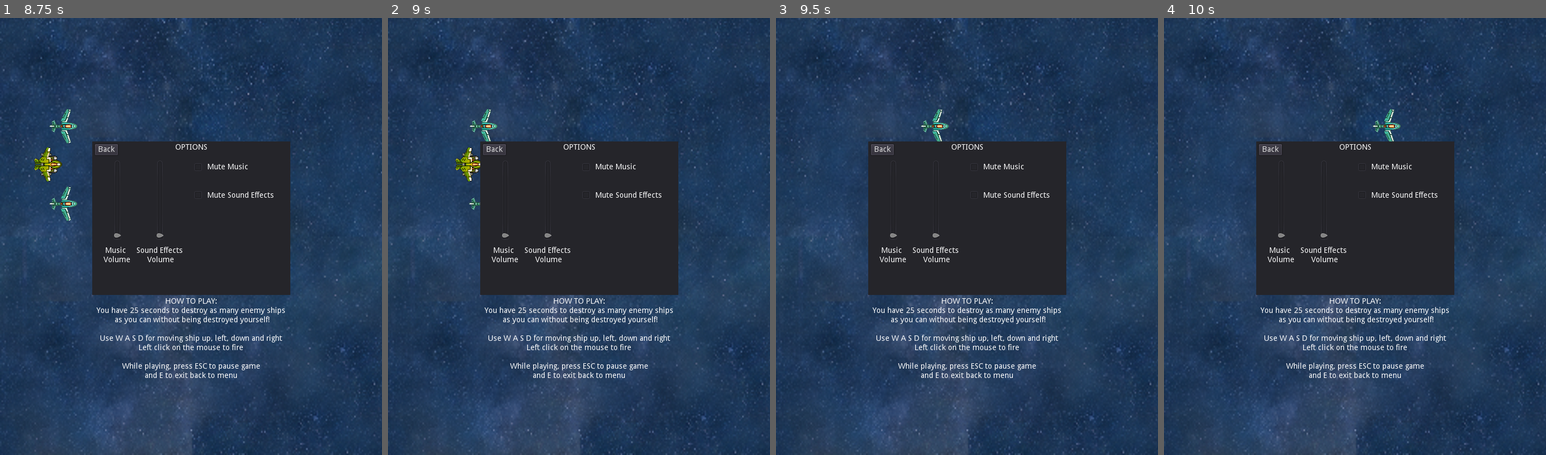
Above: before the commit, frames 1-4 (left to right).
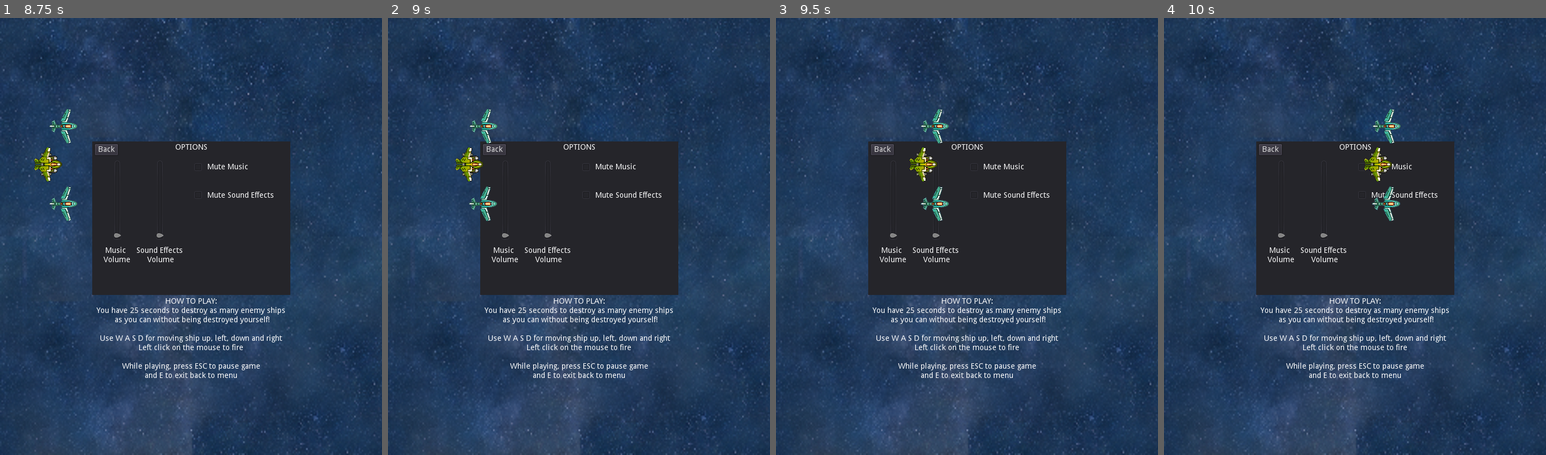
Above: after the commit, the same moments.

Repository: jdibble21/FP-Space-Odyssey
Game: Godot game, scene res://src/Menu.tscn
Two runs of this game, one before a commit and one after it. Both use one fixed random seed, a clock stepped at 60 frames per second and the inputs below.
Inputs (mouse positions are in pixels of both pictures, inside the frame that each line leads up to):
- Up to frame 1 (8.75 s): click "OPTIONS" at 0.5 s; click "PLAY!" at 1.25 s; click "PLAY!" at 2 s; click "Back" at 2.75 s; tap Enter at 3.5, 5, 6.5 s; move the mouse to (275, 214) at 3.52 s; hold D (move_right) 3.53-4.28 s; click (275, 214) at 3.6 s; tap Space at 4.25, 5.75, 7.25 s; move the mouse to (114, 258) at 4.27 s; hold S (move_down) 4.28-5.03 s; click (114, 258) at 4.35 s; move the mouse to (229, 140) at 5.02 s; hold D (move_right) 5.03-5.78 s; click (229, 140) at 5.1 s; move the mouse to (171, 323) at 5.77 s; hold W (move_up) 5.78-6.53 s; click (171, 323) at 5.85 s; move the mouse to (305, 302) at 6.52 s; hold A (move_left) 6.53-8.03 s; click (305, 302) at 6.6 s; move the mouse to (76, 170) at 7.27 s; click (76, 170) at 7.35 s; move the mouse to (210, 236) at 8.02 s; hold S (move_down) from 8.03 s (still down); click (210, 236) at 8.1 s
- Up to frame 2 (9 s): move the mouse to (521, 127) at 8.77 s; release S (move_down) at 8.78 s; hold D (move_right) from 8.78 s (still down); click (521, 127) at 8.85 s
- Up to frame 3 (9.5 s): keep holding D (move_right)
- Up to frame 4 (10 s): move the mouse to (1439, 214) at 9.52 s; release D (move_right) at 9.53 s; hold W (move_up) from 9.53 s (still down); click (1439, 214) at 9.6 s

Frame 1 is identical in both runs. In frame 2, 0.2% of the frame differs, in the area x 24-29%, y 28-47%; in frame 3, 0.5%, in the area x 35-46%, y 28-47%; in frame 4, 0.5%.

Commit message:
Add Advanced enemy

Diff:
--- /dev/null
+++ b/project/src/AdvancedEnemies/AdvancedEnemyEasy.gd
@@ -0,0 +1,6 @@
+extends KinematicBody2D
+
+
+func _ready():
+	$Exhaust1.play("active")
+	$Exhaust2.play("active")
--- /dev/null
+++ b/project/src/AdvancedEnemies/AdvancedEnemyEasy.tscn
@@ -0,0 +1,43 @@
+[gd_scene load_steps=6 format=2]
+
+[ext_resource path="res://assets/PixelSpaceRage/256px/Enemy01_Green_Frame_1_png_processed.png" type="Texture" id=1]
+[ext_resource path="res://src/AdvancedEnemies/AdvancedEnemyEasy.gd" type="Script" id=2]
+[ext_resource path="res://assets/PixelSpaceRage/256px/Exhaust_Frame_02_png_processed.png" type="Texture" id=3]
+[ext_resource path="res://assets/PixelSpaceRage/256px/Exhaust_Frame_01_png_processed.png" type="Texture" id=4]
+
+[sub_resource type="SpriteFrames" id=1]
+animations = [ {
+"frames": [ ExtResource( 4 ), ExtResource( 3 ) ],
+"loop": true,
+"name": "active",
+"speed": 5.0
+} ]
+
+[node name="AdvancedEnemyEasy" type="KinematicBody2D"]
+script = ExtResource( 2 )
+
+[node name="Sprite" type="Sprite" parent="."]
+texture = ExtResource( 1 )
+
+[node name="HitBox" type="Area2D" parent="."]
+
+[node name="CollisionPolygon2D" type="CollisionPolygon2D" parent="HitBox"]
+polygon = PoolVector2Array( -14.6866, 16.6564, -3.66231, 25.7908, 2.6373, 25.7908, 14.2916, 17.9163, 32.2454, 4.6871, 32.2839, -3.085, 10.4571, -17.7685, -8.79011, -17.57, -31.2122, -2.68815, -31.2122, 4.0583 )
+
+[node name="Muzzle1" type="Position2D" parent="."]
+position = Vector2( -18.1771, 7.58052 )
+
+[node name="Muzzle2" type="Position2D" parent="."]
+position = Vector2( 18.3029, 7.58052 )
+
+[node name="Exhaust1" type="AnimatedSprite" parent="."]
+position = Vector2( -18.1771, -18.1237 )
+frames = SubResource( 1 )
+animation = "active"
+flip_v = true
+
+[node name="Exhaust2" type="AnimatedSprite" parent="."]
+position = Vector2( 17.3029, -19.0602 )
+frames = SubResource( 1 )
+animation = "active"
+flip_v = true
--- a/project/src/Menu.gd
+++ b/project/src/Menu.gd
@@ -23,8 +23,6 @@
 	#yield(get_node("AnimationPlayer"), "animation_finished")
 	#$AnimationPlayer.play("boss_ship")
 	yield(get_node("AnimationPlayer"),"animation_finished")
-	pass
-
 
 
 func _on_LevelOneButton_pressed():
--- a/project/src/Menu.tscn
+++ b/project/src/Menu.tscn
@@ -119,94 +119,6 @@
 "_edit_use_anchors_": false
 }
 
-[node name="OptionsButton" type="Button" parent="."]
-anchor_left = 0.5
-anchor_top = 0.5
-anchor_right = 0.5
-anchor_bottom = 0.5
-margin_left = -52.0
-margin_top = -4.5
-margin_right = 53.0
-margin_bottom = 27.5
-text = "OPTIONS"
-__meta__ = {
-"_edit_use_anchors_": false
-}
-
-[node name="InstructionsLabel" type="Label" parent="."]
-anchor_left = 0.5
-anchor_top = 0.5
-anchor_right = 0.5
-anchor_bottom = 0.5
-margin_left = -317.5
-margin_top = 112.0
-margin_right = 317.5
-margin_bottom = 194.0
-text = "HOW TO PLAY:
-You have 25 seconds to destroy as many enemy ships
- as you can without being destroyed yourself!
-
-Use W A S D for moving ship up, left, down and right
-Left click on the mouse to fire
-
-While playing, press ESC to pause game
-and E to exit back to menu
-"
-align = 1
-__meta__ = {
-"_edit_use_anchors_": false
-}
-
-[node name="MenuMusic" type="AudioStreamPlayer2D" parent="."]
-stream = ExtResource( 6 )
-volume_db = -9.087
-
-[node name="SideShip1" type="Sprite" parent="."]
-position = Vector2( -62.2957, 340 )
-texture = ExtResource( 3 )
-
-[node name="MainShip" type="Sprite" parent="."]
-position = Vector2( -94.2957, 268 )
-texture = ExtResource( 2 )
-
-[node name="SideShip2" type="Sprite" parent="."]
-position = Vector2( -62.2957, 198 )
-texture = ExtResource( 3 )
-
-[node name="ThreeShipTimer" type="Timer" parent="."]
-wait_time = 8.0
-autostart = true
-
-[node name="AnimationPlayer" type="AnimationPlayer" parent="."]
-anims/boss_ship = SubResource( 1 )
-anims/flyby = SubResource( 2 )
-
-[node name="BossShip" type="Sprite" parent="."]
-position = Vector2( 350.646, -124.939 )
-scale = Vector2( 0.5, 0.5 )
-texture = ExtResource( 8 )
-__meta__ = {
-"_edit_group_": true
-}
-
-[node name="Exhaust1" type="AnimatedSprite" parent="BossShip"]
-position = Vector2( 63.4058, -176.389 )
-scale = Vector2( 2.5, 2.5 )
-frames = SubResource( 3 )
-animation = "active"
-flip_v = true
-
-[node name="Exhaust2" type="AnimatedSprite" parent="BossShip"]
-position = Vector2( -67.0151, -176.504 )
-scale = Vector2( 2.5, 2.5 )
-frames = SubResource( 4 )
-animation = "active"
-flip_v = true
-
-[node name="BossShipTimer" type="Timer" parent="."]
-wait_time = 10.0
-autostart = true
-
 [node name="LevelSelectPanel" type="Panel" parent="."]
 anchor_left = 0.5
 anchor_top = 0.5
@@ -252,6 +164,20 @@
 margin_right = 47.0
 margin_bottom = 25.0
 text = "Back"
+__meta__ = {
+"_edit_use_anchors_": false
+}
+
+[node name="OptionsButton" type="Button" parent="."]
+anchor_left = 0.5
+anchor_top = 0.5
+anchor_right = 0.5
+anchor_bottom = 0.5
+margin_left = -52.0
+margin_top = -4.5
+margin_right = 53.0
+margin_bottom = 27.5
+text = "OPTIONS"
 __meta__ = {
 "_edit_use_anchors_": false
 }
@@ -358,9 +284,83 @@
 margin_right = 333.0
 margin_bottom = 106.269
 text = "Mute Sound Effects"
+
+[node name="InstructionsLabel" type="Label" parent="."]
+anchor_left = 0.5
+anchor_top = 0.5
+anchor_right = 0.5
+anchor_bottom = 0.5
+margin_left = -317.5
+margin_top = 112.0
+margin_right = 317.5
+margin_bottom = 194.0
+text = "HOW TO PLAY:
+You have 25 seconds to destroy as many enemy ships
+ as you can without being destroyed yourself!
+
+Use W A S D for moving ship up, left, down and right
+Left click on the mouse to fire
+
+While playing, press ESC to pause game
+and E to exit back to menu
+"
+align = 1
+__meta__ = {
+"_edit_use_anchors_": false
+}
+
+[node name="MenuMusic" type="AudioStreamPlayer2D" parent="."]
+stream = ExtResource( 6 )
+volume_db = -9.087
+
+[node name="SideShip1" type="Sprite" parent="."]
+position = Vector2( -62.2957, 340 )
+texture = ExtResource( 3 )
+
+[node name="MainShip" type="Sprite" parent="."]
+position = Vector2( -94.2957, 268 )
+texture = ExtResource( 2 )
+
+[node name="SideShip2" type="Sprite" parent="."]
+position = Vector2( -62.2957, 198 )
+texture = ExtResource( 3 )
+
+[node name="ThreeShipTimer" type="Timer" parent="."]
+wait_time = 8.0
+autostart = true
+
+[node name="AnimationPlayer" type="AnimationPlayer" parent="."]
+anims/boss_ship = SubResource( 1 )
+anims/flyby = SubResource( 2 )
+
+[node name="BossShip" type="Sprite" parent="."]
+position = Vector2( 350.646, -124.939 )
+scale = Vector2( 0.5, 0.5 )
+texture = ExtResource( 8 )
+__meta__ = {
+"_edit_group_": true
+}
+
+[node name="Exhaust1" type="AnimatedSprite" parent="BossShip"]
+position = Vector2( 63.4058, -176.389 )
+scale = Vector2( 2.5, 2.5 )
+frames = SubResource( 3 )
+animation = "active"
+flip_v = true
+
+[node name="Exhaust2" type="AnimatedSprite" parent="BossShip"]
+position = Vector2( -67.0151, -176.504 )
+scale = Vector2( 2.5, 2.5 )
+frames = SubResource( 4 )
+animation = "active"
+flip_v = true
+
+[node name="BossShipTimer" type="Timer" parent="."]
+wait_time = 10.0
+autostart = true
 [connection signal="pressed" from="PlayButton" to="." method="_on_PlayButton_pressed"]
-[connection signal="pressed" from="OptionsButton" to="." method="_on_OptionsButton_pressed"]
-[connection signal="timeout" from="ThreeShipTimer" to="." method="_on_SpriteFlyByTimer_timeout"]
 [connection signal="pressed" from="LevelSelectPanel/LevelOneButton" to="." method="_on_LevelOneButton_pressed"]
 [connection signal="pressed" from="LevelSelectPanel/PlayBackButton" to="." method="_on_PlayBackButton_pressed"]
+[connection signal="pressed" from="OptionsButton" to="." method="_on_OptionsButton_pressed"]
 [connection signal="pressed" from="OptionsPanel/OptionsBackButton" to="." method="_on_OptionsBackButton_pressed"]
+[connection signal="timeout" from="ThreeShipTimer" to="." method="_on_SpriteFlyByTimer_timeout"]
Binary file added: project/assets/PixelSpaceRage/256px/Enemy01_Green_Frame_1_png_processed.png
Not shown, added: project/assets/PixelSpaceRage/256px/Enemy01_Green_Frame_1_png_processed.png.import
